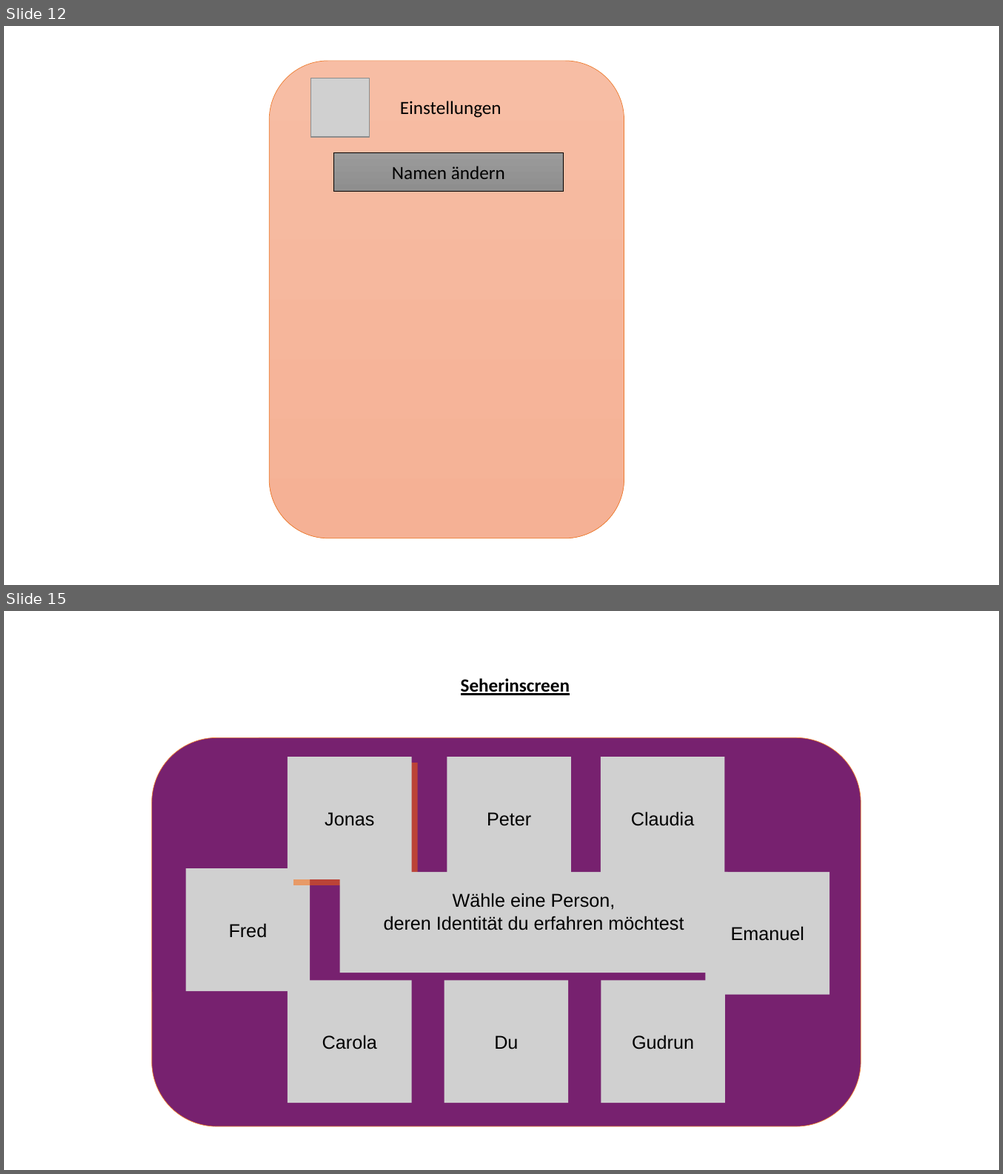
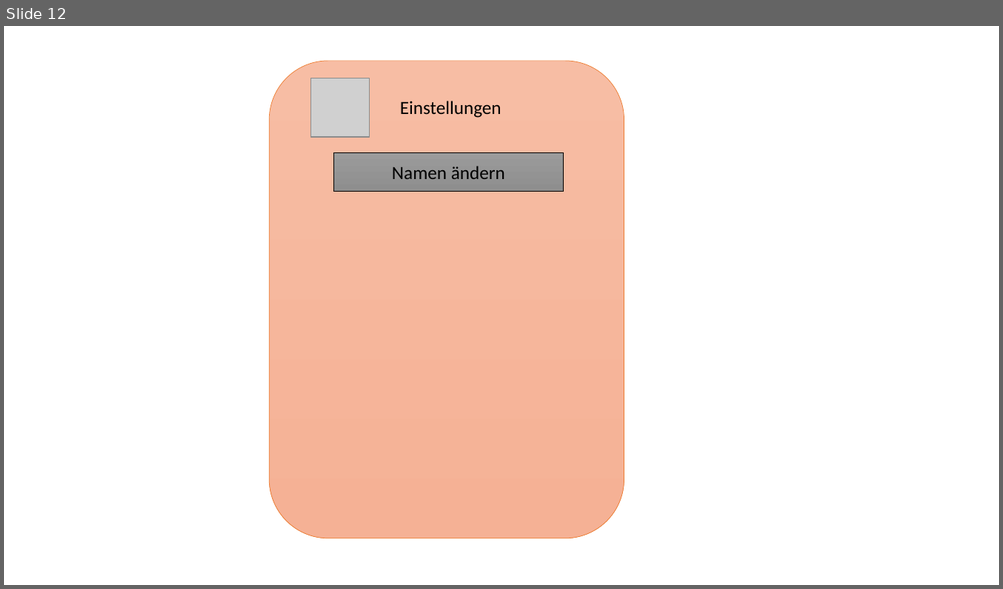
Before and after one commit to john-kloss/werwolf, a slide deck: VisualisierungProjekt.odp. Shown one above the other, each under a label of ours: slides 12 and 15 before the commit, slide 12 after it; the slides between them are not shown. The pictures are 1003x1174 and 1003x589 pixels, drawn with LibreOffice and Linux fonts; fonts in the diff are those of the drawing; grey boxes stand for pictures. Boxes give left, top, right and bottom in pixels: in the first picture for what was removed or moved away, otherwise in the second. Text is boxed around its words. In the diff, an @@ line names an element or a change of style, - is before the commit and + after.

```diff
--- a/VisualisierungProjekt.odp
+++ b/VisualisierungProjekt.odp
@@ slide 15 removed at (4, 611, 999, 1170), background #FFFFFF @@
@@ text removed at (461, 678, 569, 695) @@
-Seherinscreen
@@ freeform shape removed at (152, 738, 860, 1128) @@
@@ picture removed at (287, 757, 412, 880) @@
-Jonas
@@ picture removed at (447, 757, 571, 880) @@
-Peter
@@ picture removed at (600, 757, 724, 880) @@
-Claudia
@@ picture removed at (186, 869, 310, 991) @@
-Fred
@@ picture removed at (340, 872, 728, 973) @@
-Wähle eine Person,
-deren Identität du erfahren möchtest
@@ picture removed at (706, 872, 829, 995) @@
-Emanuel
@@ picture removed at (287, 980, 412, 1103) @@
-Carola
@@ picture removed at (444, 980, 568, 1103) @@
-Du
@@ picture removed at (601, 980, 725, 1103) @@
-Gudrun
```
Also in this commit, not shown: 1 slide changed, 12 slides added, 10 other slides removed, 2 other files.
